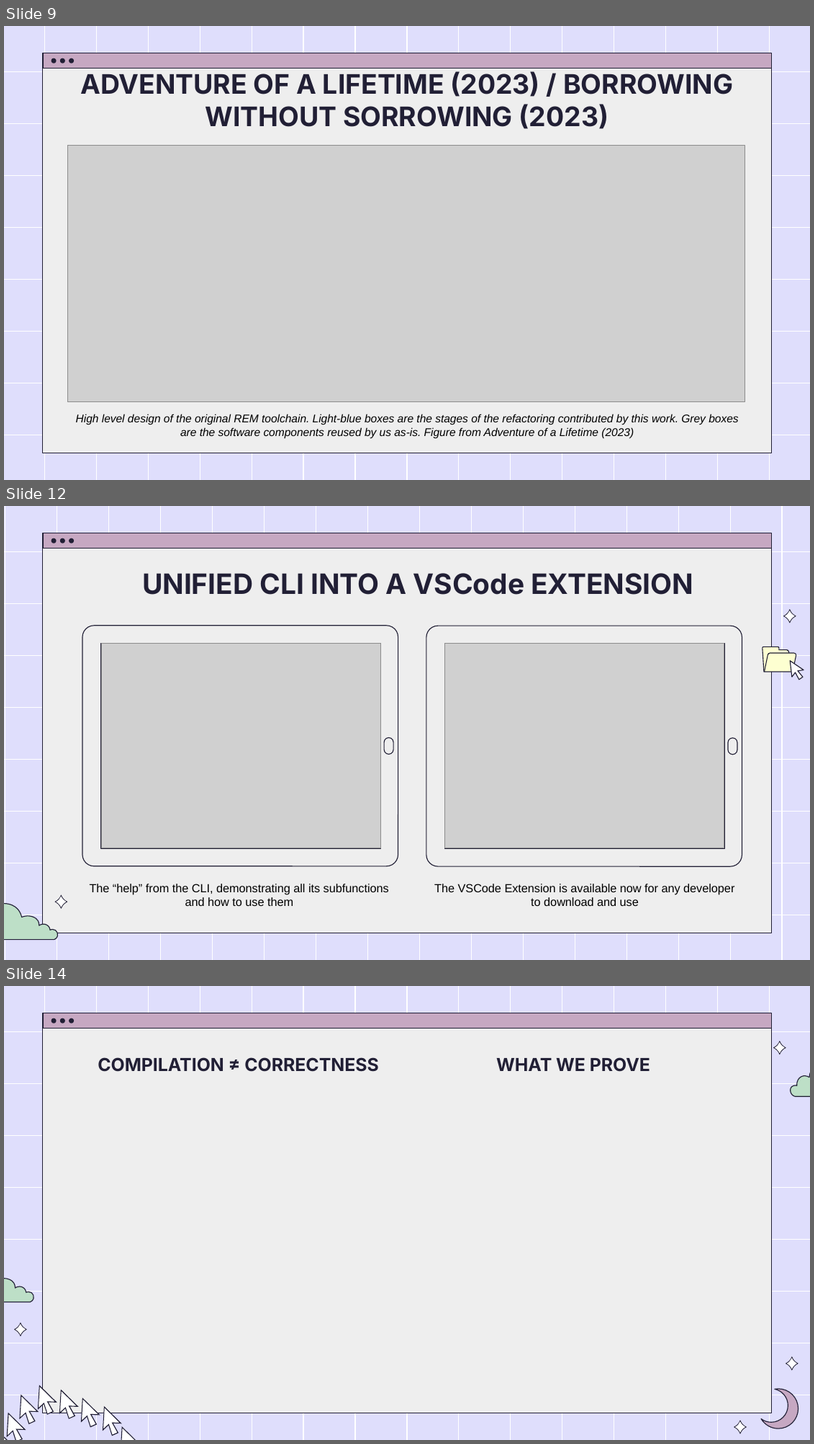
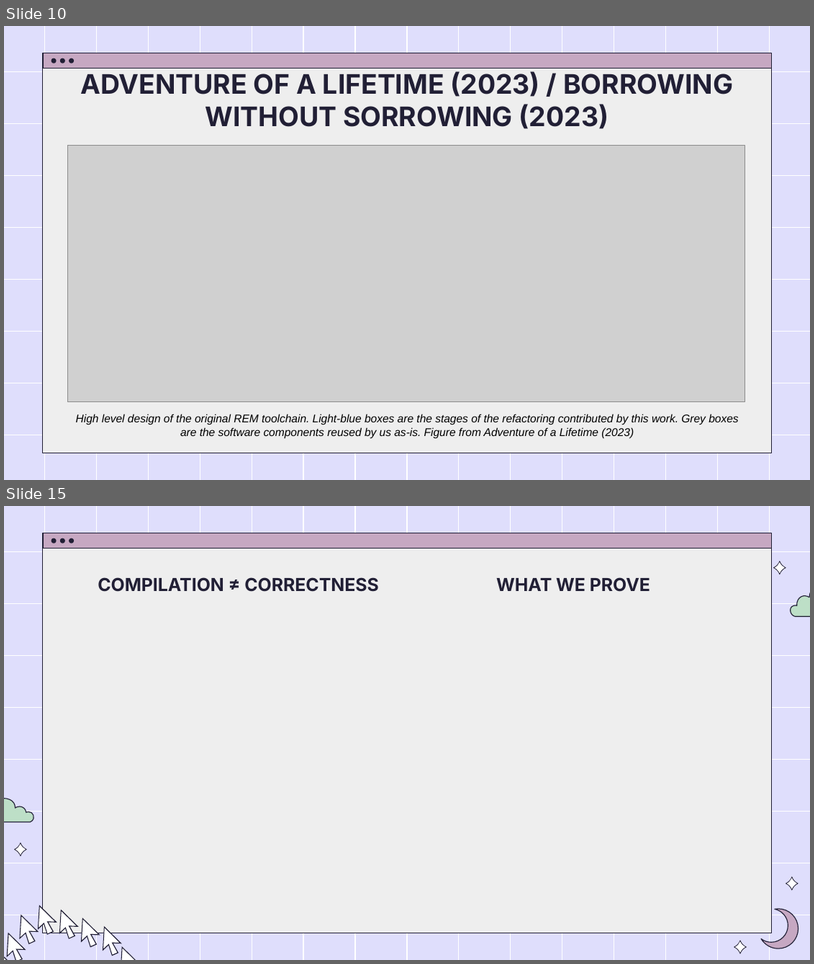
Before and after one commit to RuleBrittonica/3712_Rust_Research_Project, a slide deck: reports/seminar/seminar_presentation.pptx. Shown one above the other, each under a label of ours: slides 9, 12 and 14 before the commit, slides 10 and 15 after it; the slides between them are not shown. The pictures are 814x1444 and 814x964 pixels, drawn with LibreOffice and Linux fonts; fonts in the diff are those of the drawing; grey boxes stand for pictures. Boxes give left, top, right and bottom in pixels: in the first picture for what was removed or moved away, otherwise in the second. Text is boxed around its words. In the diff, an @@ line names an element or a change of style, - is before the commit and + after.

```diff
--- a/reports/seminar/seminar_presentation.pptx
+++ b/reports/seminar/seminar_presentation.pptx
@@ slide 12 removed at bbox=[4, 506, 810, 960], background #DFDEFC; not listed: 5 template elements that a slide beside it also shows @@
@@ freeform shape removed at bbox=[4, 506, 420, 960] @@
@@ freeform shape removed at bbox=[420, 506, 810, 960] @@
@@ title removed at bbox=[142, 573, 694, 595] @@
-UNIFIED CLI INTO A VSCode EXTENSION
@@ group removed at bbox=[762, 609, 804, 680]: 7 freeform shapes @@
@@ rounded rectangle removed at bbox=[82, 626, 399, 866] @@
@@ rounded rectangle removed at bbox=[427, 626, 743, 867] @@
@@ rectangle removed at bbox=[102, 643, 381, 849] @@
@@ picture removed at bbox=[102, 643, 381, 848] @@
@@ rectangle removed at bbox=[445, 643, 725, 849] @@
@@ picture removed at bbox=[445, 643, 724, 848] @@
@@ rounded rectangle removed at bbox=[384, 737, 394, 754] @@
@@ rounded rectangle removed at bbox=[728, 738, 738, 755] @@
@@ text removed at bbox=[90, 883, 389, 906] @@
-The “help” from the CLI, demonstrating all its subfunctions and how to use them
@@ text removed at bbox=[435, 883, 735, 906] @@
-The VSCode Extension is available now for any developer to download and use
@@ freeform shape removed at bbox=[4, 903, 58, 939] @@
@@ freeform shape removed at bbox=[55, 895, 67, 908] @@
@@ freeform shape removed at bbox=[55, 895, 67, 908] @@
@@ what was slide 9 is now slide 10 @@
@@ what was slide 14 is now slide 15 @@
```
Also in this commit, not shown: 1 slide changed, 4 slides added, 2 other slides removed.
